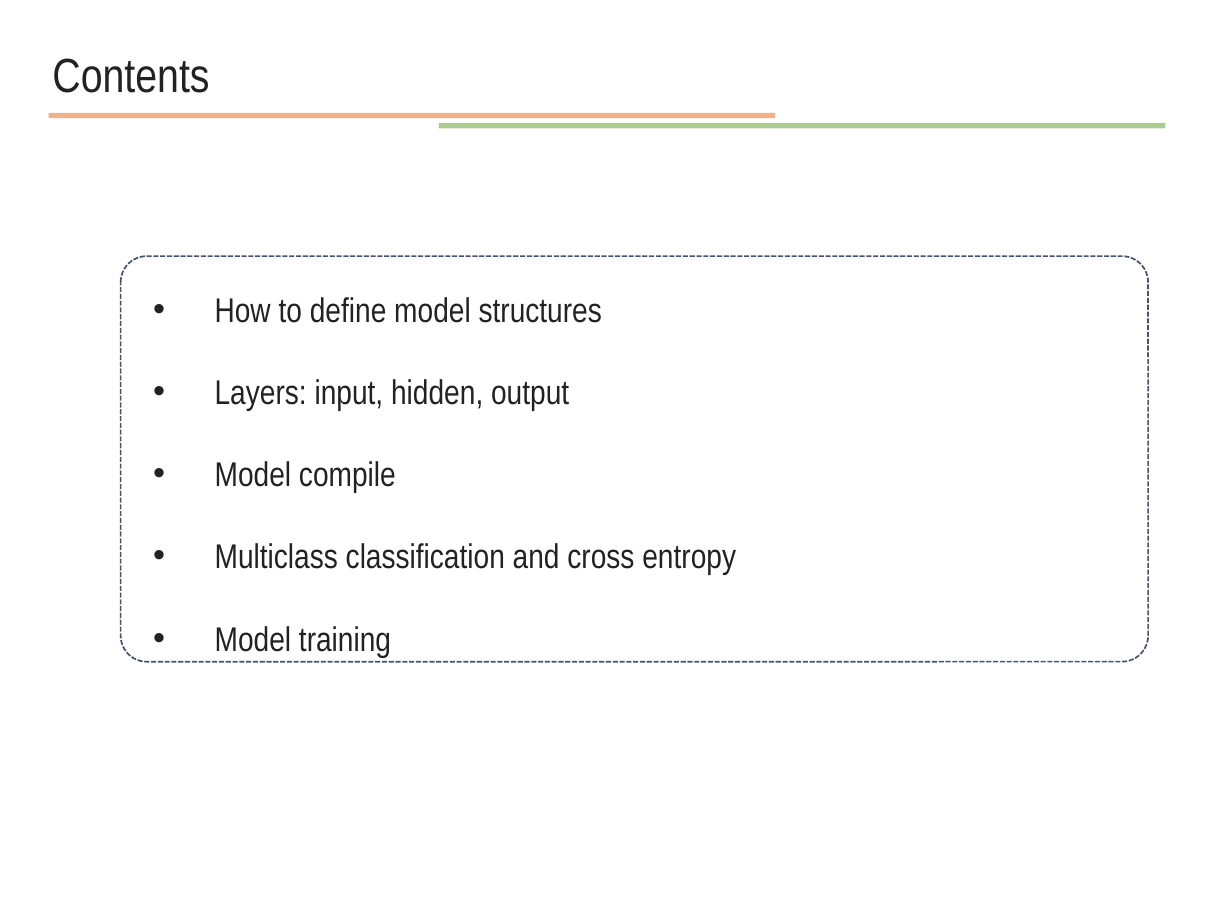
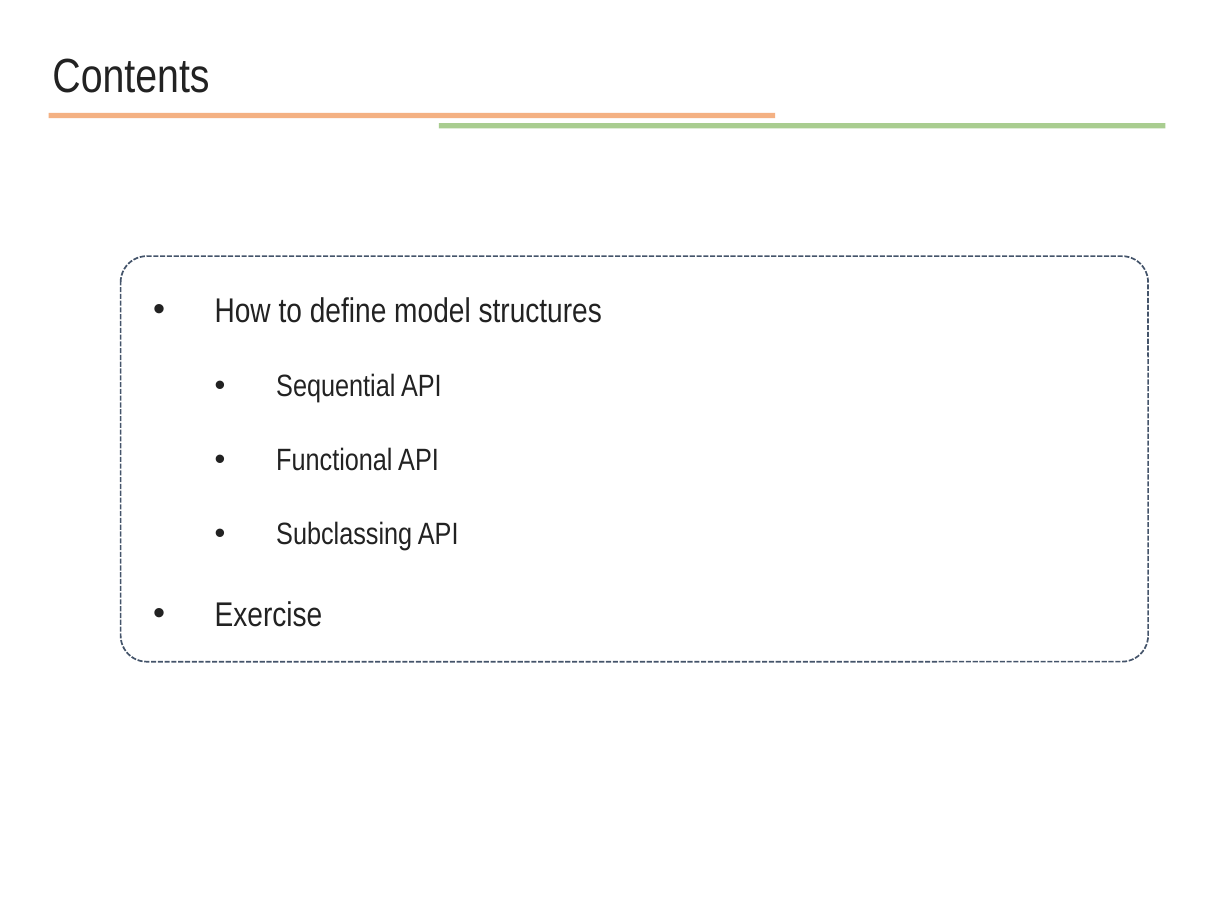
Before and after one commit to JunetaeKim/DeepLearningClass, a slide deck: slide 2 of Week9/week9 Introduction to tensorflow.pptx. Drawn at 1232x924 pixels with LibreOffice and Linux fonts; fonts in the diff are those of the drawing. Boxes give left, top, right and bottom in pixels: in the first picture for what was removed or moved away, otherwise in the second. Text is boxed around its words. In the diff, an @@ line names an element or a change of style, - is before the commit and + after.

```diff
--- a/Week9/week9 Introduction to tensorflow.pptx
+++ b/Week9/week9 Introduction to tensorflow.pptx
@@ text at bbox=[215, 373, 459, 627]: text changed; size 20 to 18 pt @@
-• Layers: input, hidden, output
-• Model compile
-• Multiclass classification and cross entropy
-• Model training
+  • Sequential API
+  • Functional API
+  • Subclassing API
+• Exercise
```
Also in this commit, not shown: 6 other files.
